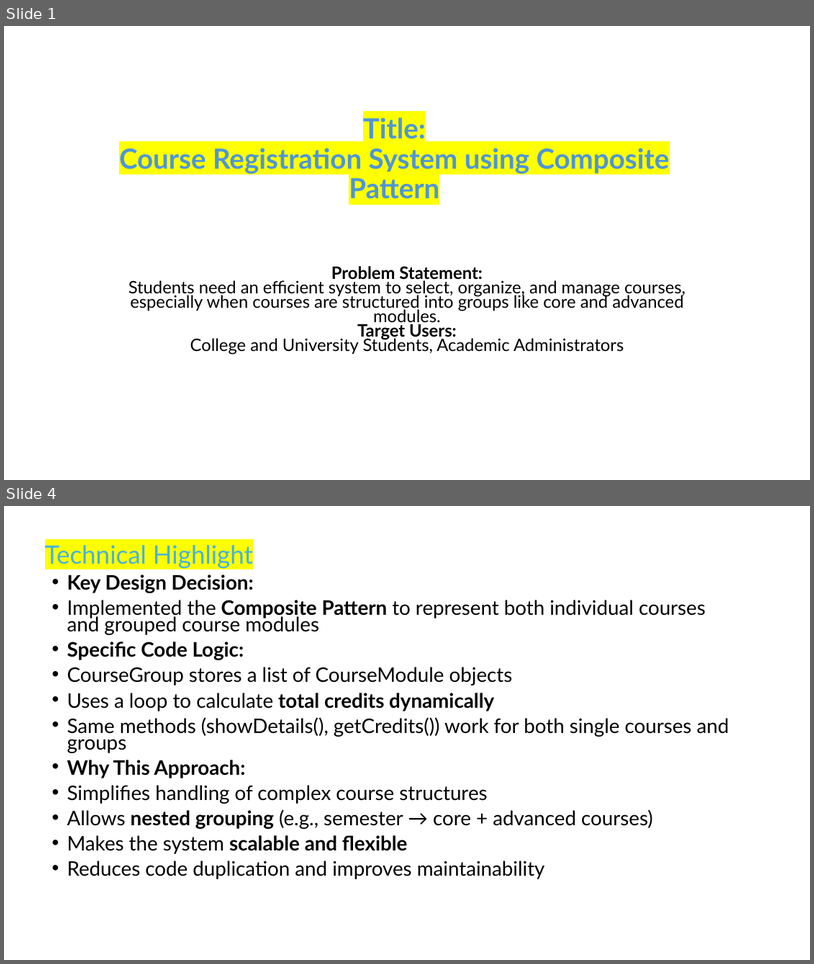
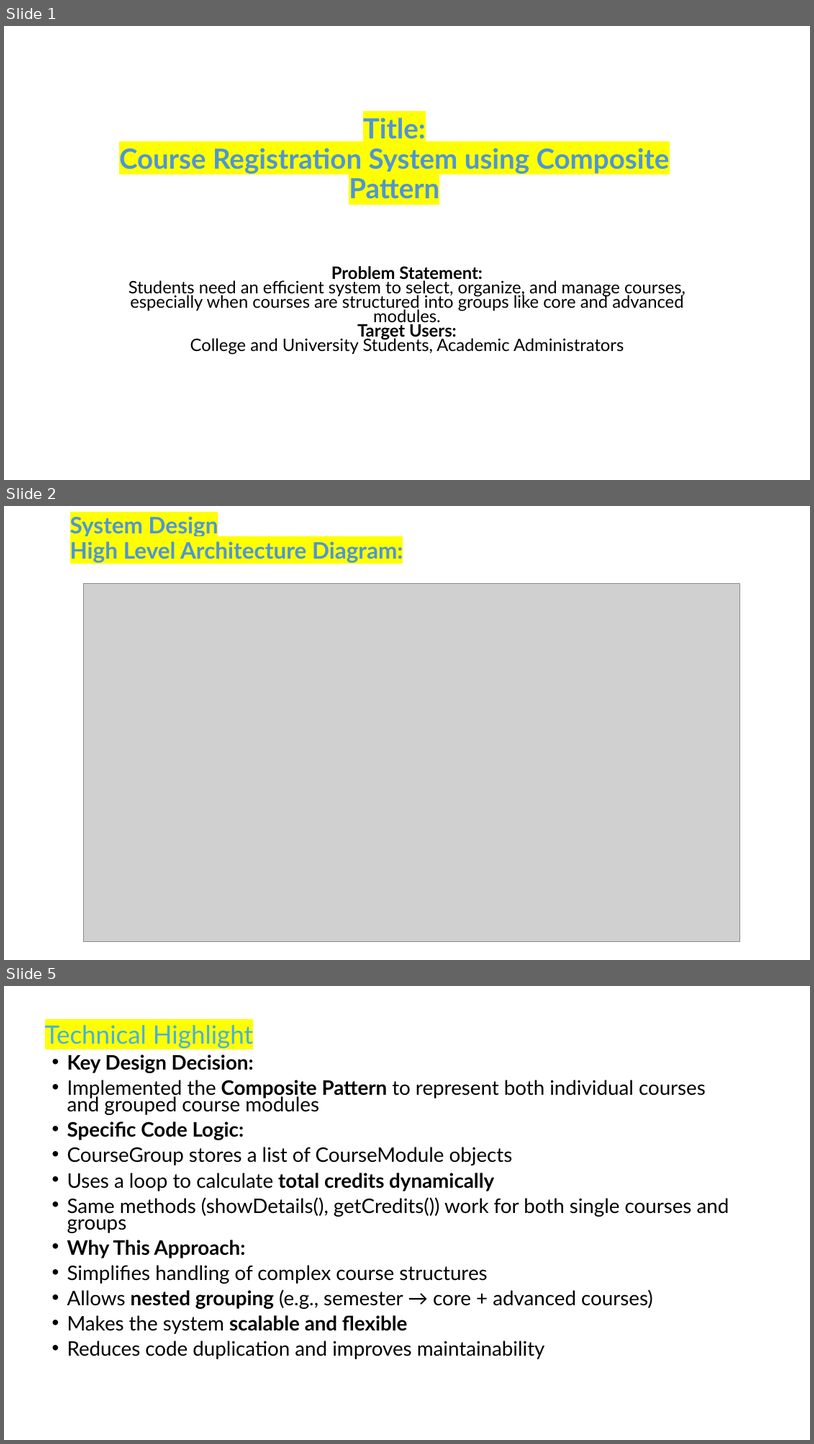
Before and after one commit to IEM-Gurukul/term-ii-project-submission-alifarhan2712-cmd, a slide deck: slides/Farhans_OOPS_Project_CourseRegistrationSystem.pptx. Shown one above the other, each under a label of ours: slides 1 and 4 before the commit, slides 1, 2 and 5 after it; the slides between them are not shown. The pictures are 814x964 and 814x1444 pixels, drawn with LibreOffice and Linux fonts; fonts in the diff are those of the drawing; grey boxes stand for pictures. Boxes give left, top, right and bottom in pixels: in the first picture for what was removed or moved away, otherwise in the second. Text is boxed around its words. In the diff, an @@ line names an element or a change of style, - is before the commit and + after.

```diff
--- a/slides/Farhans_OOPS_Project_CourseRegistrationSystem.pptx
+++ b/slides/Farhans_OOPS_Project_CourseRegistrationSystem.pptx
@@ slide 2 added at (x1=4, y1=506, x2=810, y2=960), background #FFFFFF @@
@@ title added at (x1=70, y1=514, x2=403, y2=563), 27 pt, text #4E95D9, bold @@
+System Design
+High Level Architecture Diagram:
@@ picture added at (x1=83, y1=584, x2=741, y2=942) @@
@@ what was slide 4 is now slide 5 @@
```
Also in this commit, not shown: 2 slides changed.
